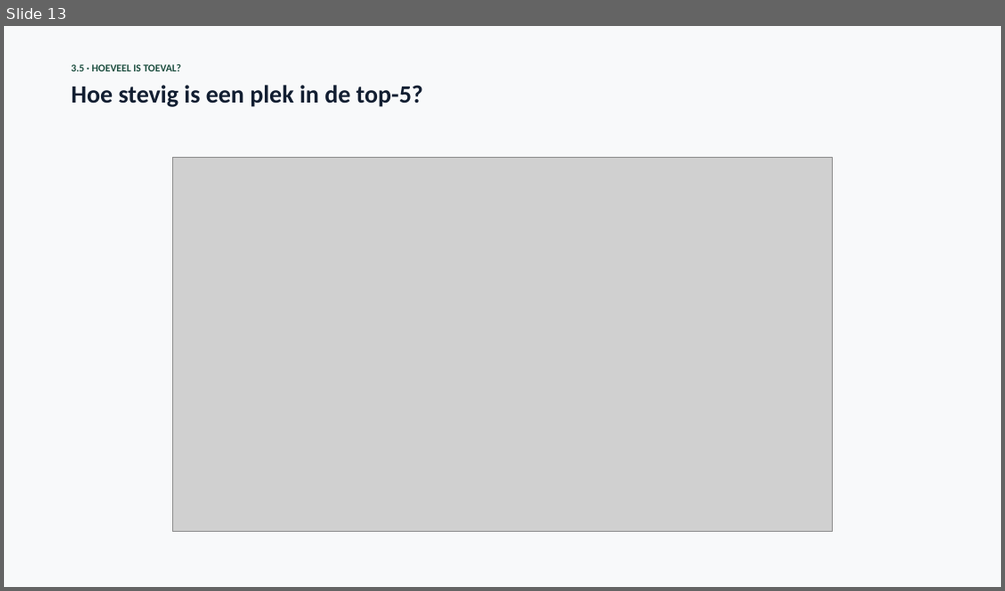
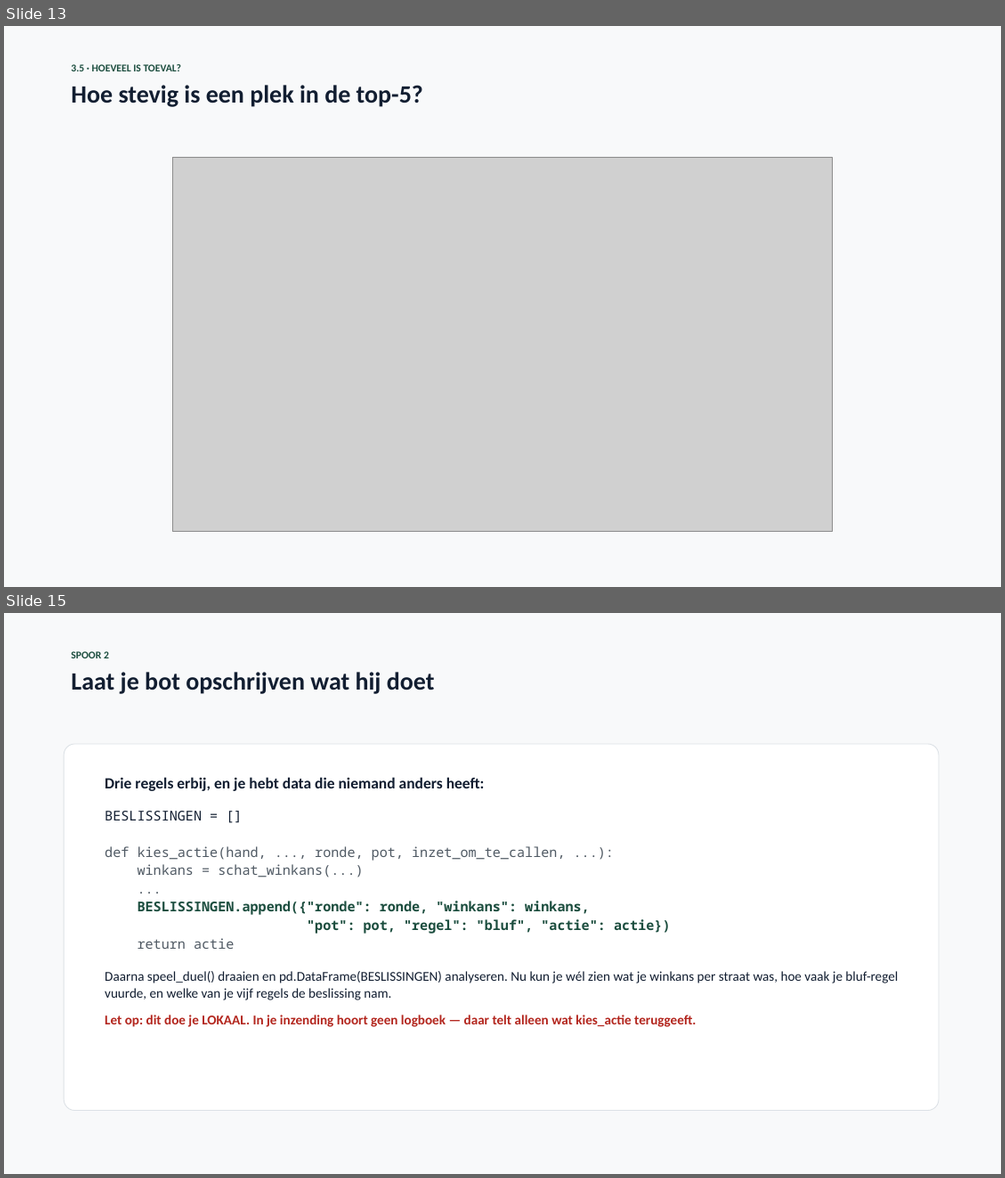
Before and after one commit to finturion/poker-analytics-challenge, a slide deck: powerpoints/Data_Science_Werkcollege8.pptx. Shown one above the other, each under a label of ours: slide 13 before the commit, slides 13 and 15 after it; the slides between them are not shown. The pictures are 1005x591 and 1005x1178 pixels, drawn with LibreOffice and Linux fonts; fonts in the diff are those of the drawing; grey boxes stand for pictures. Boxes give left, top, right and bottom in pixels: in the first picture for what was removed or moved away, otherwise in the second. Text is boxed around its words. In the diff, an @@ line names an element or a change of style, - is before the commit and + after.

```diff
--- a/powerpoints/Data_Science_Werkcollege8.pptx
+++ b/powerpoints/Data_Science_Werkcollege8.pptx
@@ slide 15 added at <box>4,613,1001,1174</box>, background #FFFFFF @@
@@ rectangle added at <box>4,613,1001,1174</box>, fill #F8F9FA @@
@@ text added at <box>71,651,435,694</box>, 24 pt, text #121E31, bold @@
+SPOOR 2
+Laat je bot opschrijven wat hij doet
@@ rounded rectangle added at <box>64,744,938,1111</box>, fill #FFFFFF, outline #DCE1E6 0.75 pt @@
@@ text added at <box>105,777,898,1027</box>, 13 pt, text #121E31 @@
+Drie regels erbij, en je hebt data die niemand anders heeft:
+BESLISSINGEN = []
+def kies_actie(hand, ..., ronde, pot, inzet_om_te_callen, ...):
+winkans = schat_winkans(...)
+...
+BESLISSINGEN.append({"ronde": ronde, "winkans": winkans,
+"pot": pot, "regel": "bluf", "actie": actie})
+return actie
+Daarna speel_duel() draaien en pd.DataFrame(BESLISSINGEN) analyseren. Nu kun je wél zien wat je winkans per straat was, hoe vaak je bluf-regel vuurde, en welke van je vijf regels de beslissing nam.
+Let op: dit doe je LOKAAL. In je inzending hoort geen logboek — daar telt alleen wat kies_actie teruggeeft.
```
Also in this commit, not shown: 2 other slides added, 3 other files.
